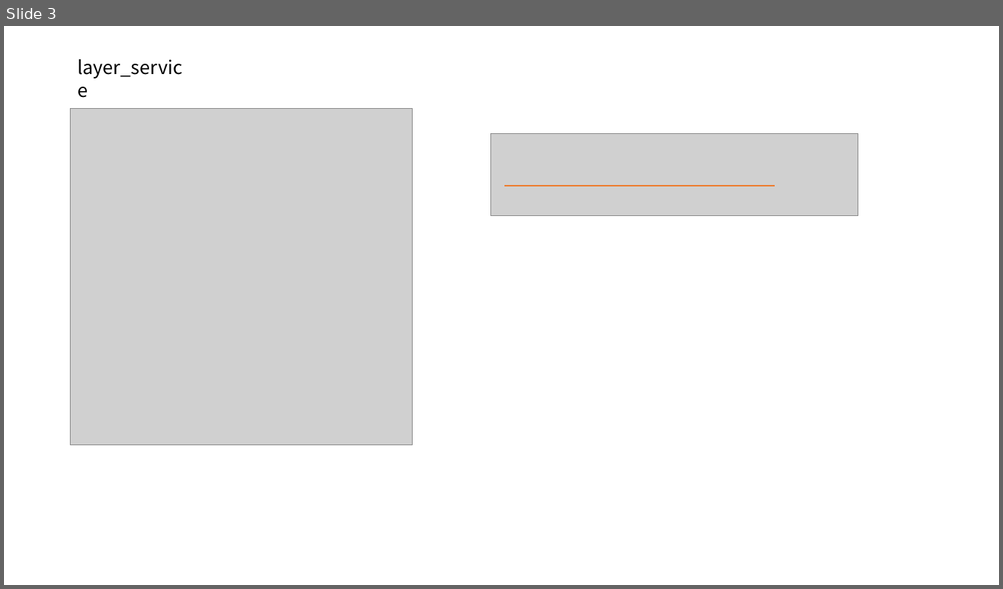
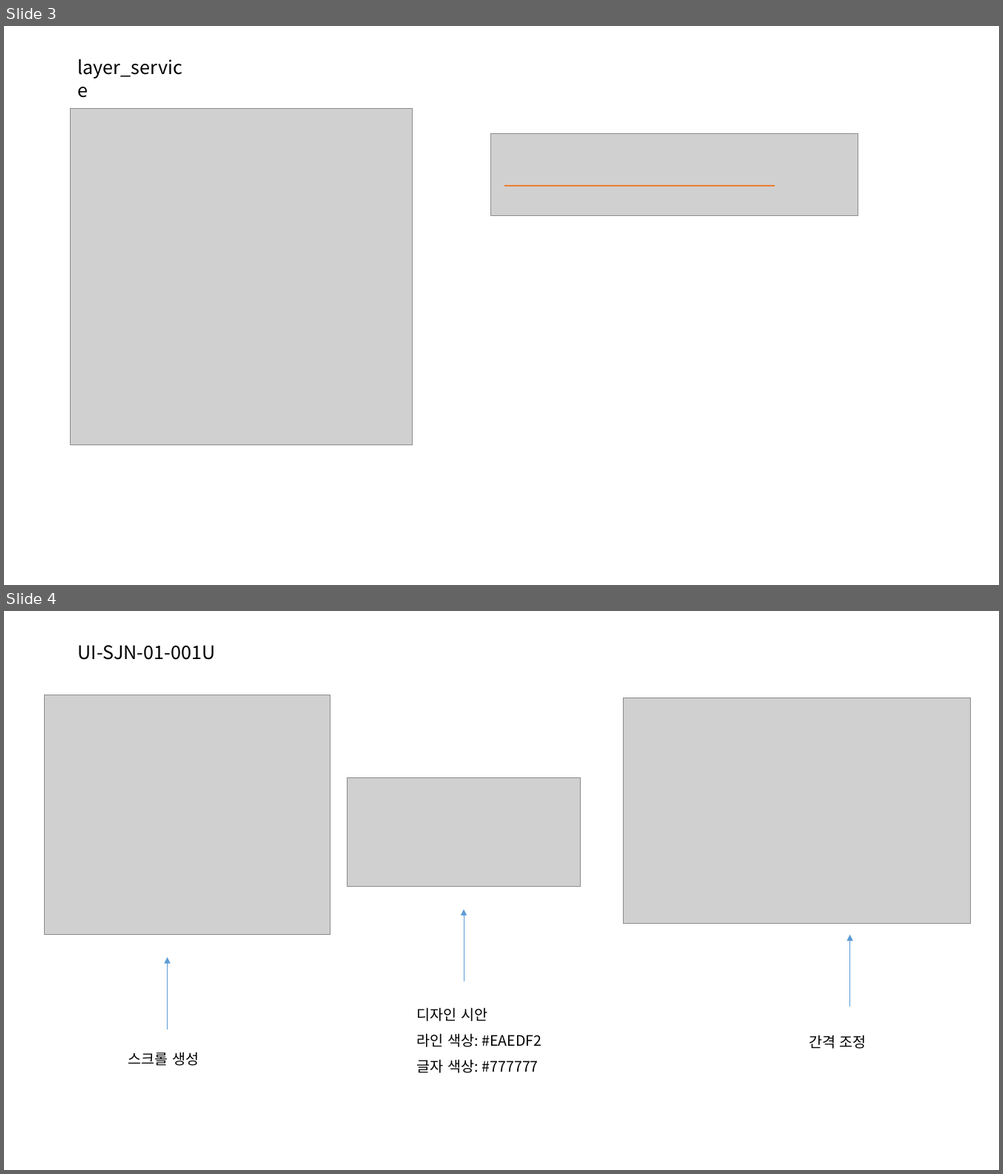
Before and after one commit to jeoungGyy/sejong, a slide deck: ppt/04-01.pptx. Shown one above the other, each under a label of ours: slide 3 before the commit, slides 3 and 4 after it. The pictures are 1003x589 and 1003x1174 pixels, drawn with LibreOffice and Linux fonts; fonts in the diff are those of the drawing; grey boxes stand for pictures. Boxes give left, top, right and bottom in pixels: in the first picture for what was removed or moved away, otherwise in the second. Text is boxed around its words. In the diff, an @@ line names an element or a change of style, - is before the commit and + after.

```diff
--- a/ppt/04-01.pptx
+++ b/ppt/04-01.pptx
@@ slide 4 added at (x1=4, y1=611, x2=999, y2=1170), background #FFFFFF @@
@@ text added at (x1=78, y1=645, x2=216, y2=660), 18 pt, text #000000 @@
+UI-SJN-01-001U
@@ picture added at (x1=44, y1=695, x2=330, y2=935) @@
@@ picture added at (x1=623, y1=698, x2=970, y2=923) @@
@@ picture added at (x1=347, y1=778, x2=580, y2=887) @@
@@ arrow added from (464, 982) to (464, 909), #5B9BD5 0.5 pt @@
@@ arrow added from (850, 1007) to (850, 935), #5B9BD5 0.5 pt @@
@@ arrow added from (168, 1030) to (168, 958), #5B9BD5 0.5 pt @@
@@ text added at (x1=417, y1=1008, x2=542, y2=1073), 14 pt, text #000000 @@
+디자인 시안
+라인 색상: #EAEDF2
+글자 색상: #777777
@@ text added at (x1=128, y1=1052, x2=199, y2=1066), 14 pt, text #000000 @@
+스크롤 생성
@@ text added at (x1=808, y1=1035, x2=866, y2=1049), 14 pt, text #000000 @@
+간격 조정
```
Also in this commit, not shown: 1 slide changed, 8 other slides added, 12 other files.
